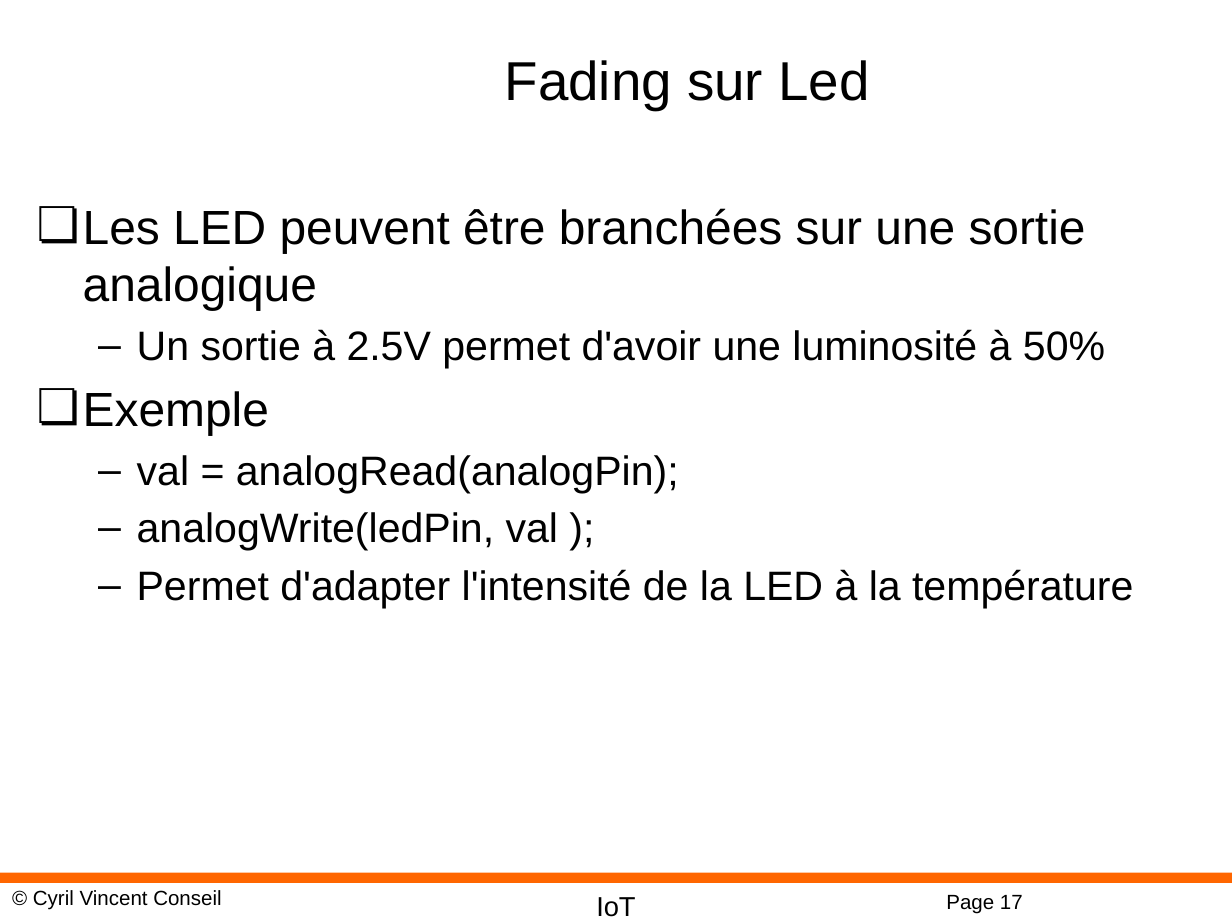
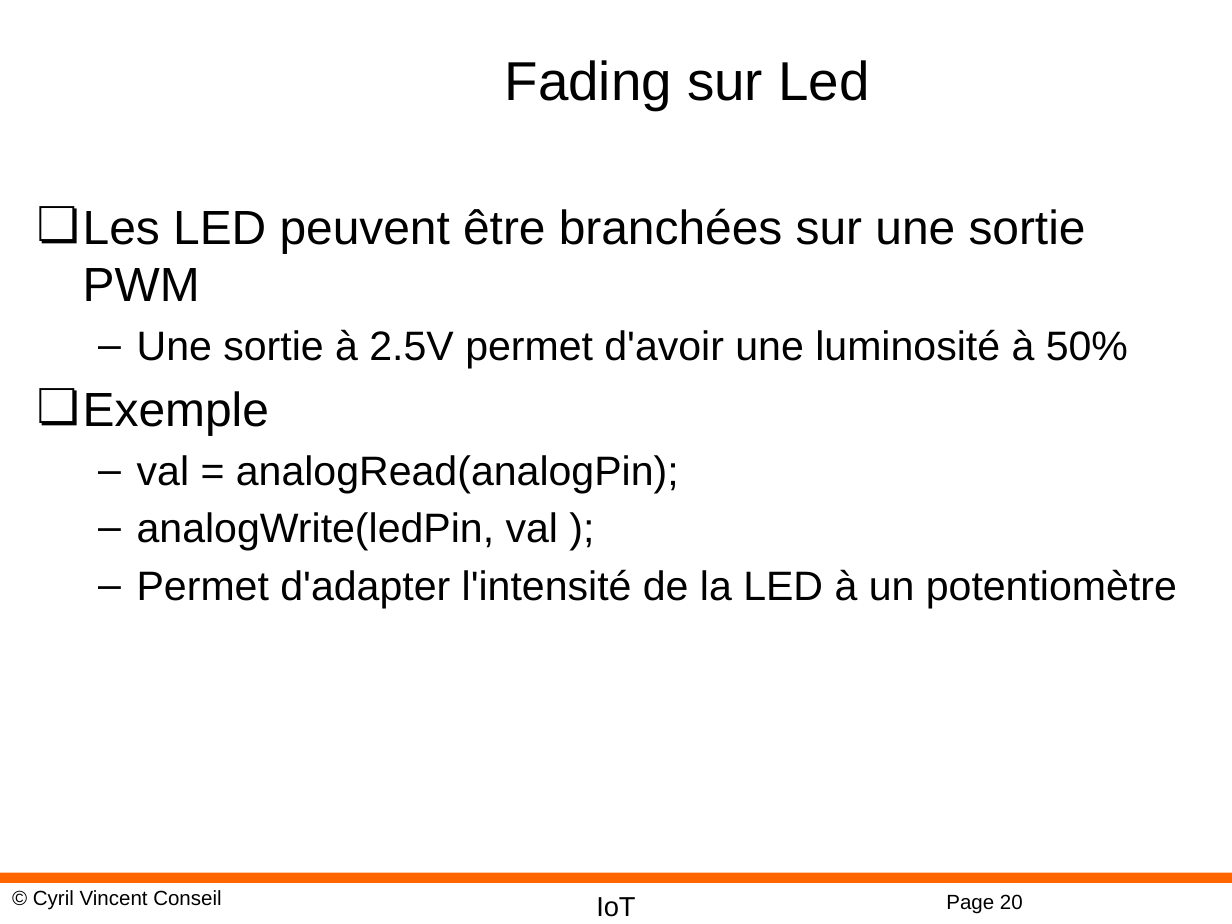
Before and after one commit to cyrilvincent/IoT, a slide deck: slide 20 of ppt/IoT04-ArduinoDev.pptx (slide 17 before the commit). Drawn at 1232x924 pixels with LibreOffice and Linux fonts; fonts in the diff are those of the drawing; background and template pictures are left out. Boxes give left, top, right and bottom in pixels: in the first picture for what was removed or moved away, otherwise in the second. Text is boxed around its words. In the diff, an @@ line names an element or a change of style, - is before the commit and + after.

```diff
--- a/ppt/IoT04-ArduinoDev.pptx
+++ b/ppt/IoT04-ArduinoDev.pptx
@@ text at [83, 208, 1128, 369]: text changed; size 28 to 24 pt @@
-❏ Les LED peuvent être branchées sur une sortie analogique
-  – Un sortie à 2.5V permet d'avoir une luminosité à 50%
+❏ Les LED peuvent être branchées sur une sortie PWM
+  – Une sortie à 2.5V permet d'avoir une luminosité à 50%
@@ text at [137, 569, 1177, 608]: text changed @@
-  – Permet d'adapter l'intensité de la LED à la température
+  – Permet d'adapter l'intensité de la LED à un potentiomètre
@@ page number at [946, 894, 1023, 914]: text changed @@
-Page 17
+Page 20
```
Also in this commit, not shown: 2 other slides changed, 3 slides added, 35 other files.
